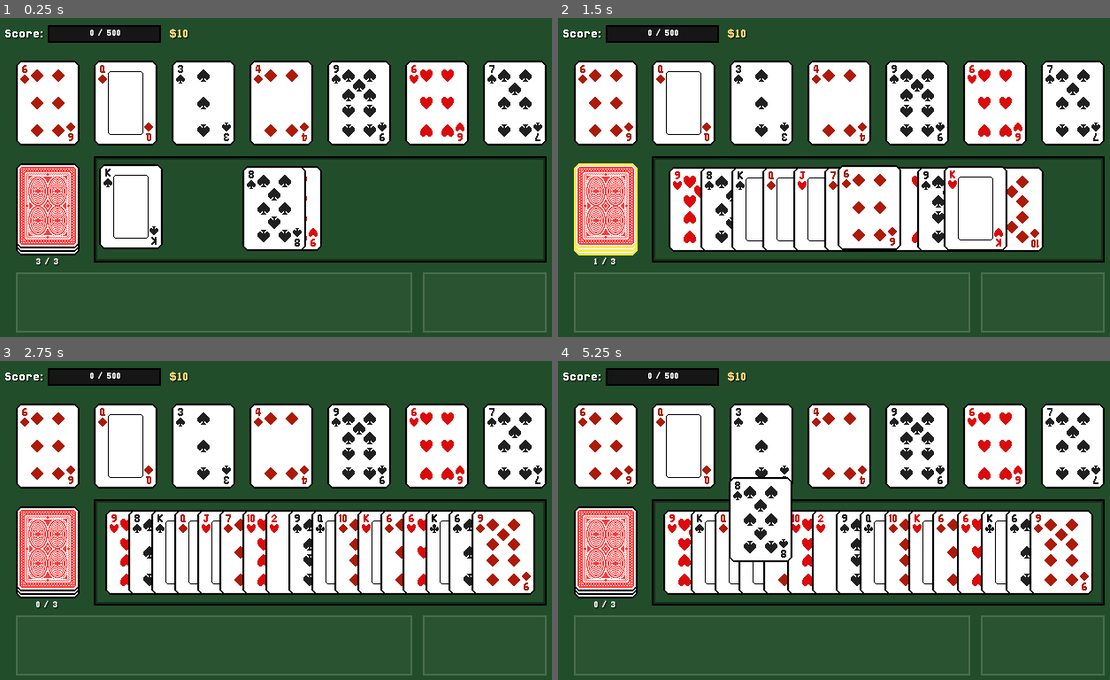
Above: before the commit, frames 1-4 (two rows, left to right).
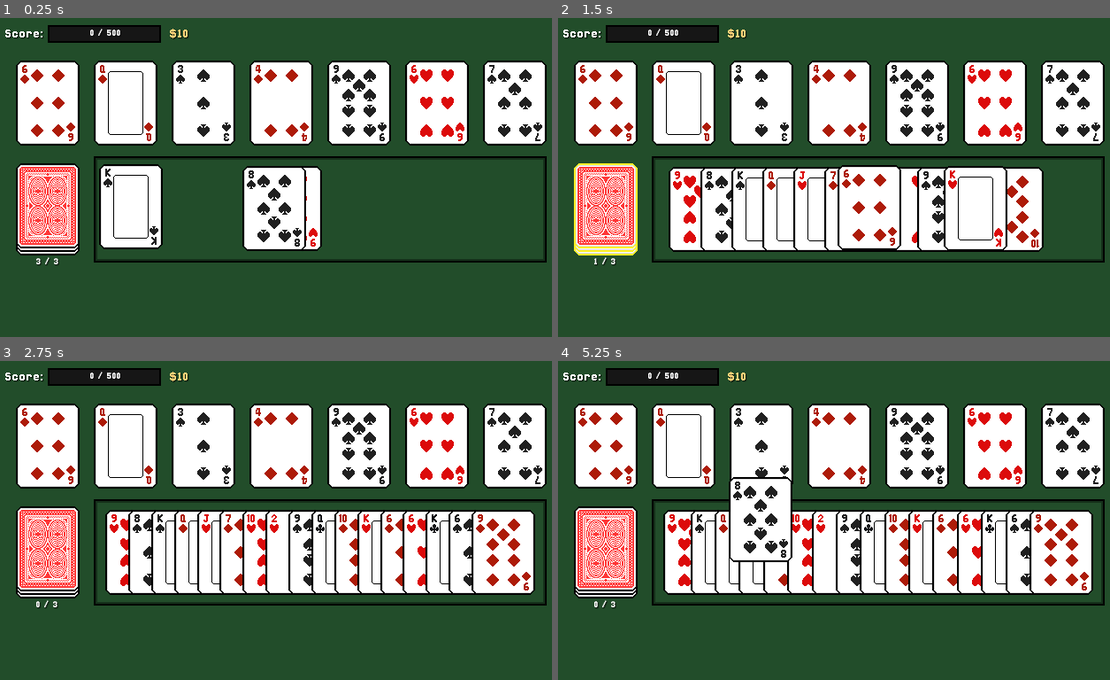
Above: after the commit, the same moments.

Repository: AyyBee123/Oristaile
Game: Godot game, scene res://Scenes/encounter.tscn
Two runs of this game, one before a commit and one after it. Both use one fixed random seed, a clock stepped at 60 frames per second and the inputs below.
Inputs (mouse positions are in pixels of both pictures, inside the frame that each line leads up to):
- Up to frame 1 (0.25 s): no input
- Up to frame 2 (1.5 s): click "3 / 3" at 0.5 s; click "2 / 3" at 1.25 s
- Up to frame 3 (2.75 s): click "1 / 3" at 2 s
- Up to frame 4 (5.25 s): click "0 / 3" at 2.75 s; click "0 / 3" at 3.5 s; click "0 / 3" at 4.25 s; tap Enter at 5 s; drag from (696, 552) to (894, 450) at 5.02 s

The runs differ from the first frame. In frame 1, 1.3% of the frame differs, in the area x 2-100%, y 79-99%; in frame 2, 1.3%; in frame 3, 1.3%; in frame 4, 1.3%.

Commit message:
Update encounter.tscn

Diff:
--- a/Scenes/encounter.tscn
+++ b/Scenes/encounter.tscn
@@ -45,6 +45,7 @@
 
 [node name="EncounterControl" type="Control" parent="." unique_id=1977854810]
 unique_name_in_owner = true
+visible = false
 layout_mode = 3
 anchors_preset = 8
 anchor_left = 0.5
@@ -324,39 +325,6 @@
 theme_override_font_sizes/font_size = 16
 text = "$0"
 
-[node name="Items & Consumables Container" type="HBoxContainer" parent="EncounterControl" unique_id=902980653]
-layout_mode = 1
-anchors_preset = -1
-anchor_left = 0.5
-anchor_top = 0.892
-anchor_right = 0.5
-anchor_bottom = 0.892
-offset_left = -300.0
-offset_top = -34.119995
-offset_right = 300.0
-offset_bottom = 33.880005
-grow_horizontal = 2
-grow_vertical = 0
-theme_override_constants/separation = 12
-
-[node name="Items" type="NinePatchRect" parent="EncounterControl/Items & Consumables Container" unique_id=137951340]
-custom_minimum_size = Vector2(448, 0)
-layout_mode = 2
-texture = ExtResource("11_sutrg")
-patch_margin_left = 2
-patch_margin_top = 2
-patch_margin_right = 2
-patch_margin_bottom = 2
-
-[node name="Consumables" type="NinePatchRect" parent="EncounterControl/Items & Consumables Container" unique_id=791931762]
-layout_mode = 2
-size_flags_horizontal = 3
-texture = ExtResource("11_sutrg")
-patch_margin_left = 2
-patch_margin_top = 2
-patch_margin_right = 2
-patch_margin_bottom = 2
-
 [node name="WinControl" type="Control" parent="." unique_id=1694297612]
 layout_mode = 3
 anchor_left = 0.5
@@ -572,7 +540,6 @@
 
 [node name="ShopControl" type="Control" parent="." unique_id=553915089]
 unique_name_in_owner = true
-visible = false
 layout_mode = 3
 anchors_preset = 8
 anchor_left = 0.5
@@ -613,7 +580,7 @@
 offset_left = -300.0
 offset_top = -140.0
 offset_right = 300.0
-offset_bottom = 108.0
+offset_bottom = 104.0
 grow_horizontal = 2
 grow_vertical = 2
 
@@ -697,7 +664,7 @@
 alignment = 1
 
 [node name="PassiveTexture" type="NinePatchRect" parent="ShopControl/VBoxContainer/HBoxContainer2" unique_id=851723784]
-custom_minimum_size = Vector2(294, 120)
+custom_minimum_size = Vector2(294, 112)
 layout_mode = 2
 size_flags_horizontal = 4
 size_flags_vertical = 4
@@ -708,7 +675,7 @@
 patch_margin_bottom = 4
 
 [node name="ConsumableTexture" type="NinePatchRect" parent="ShopControl/VBoxContainer/HBoxContainer2" unique_id=434778826]
-custom_minimum_size = Vector2(294, 120)
+custom_minimum_size = Vector2(294, 112)
 layout_mode = 2
 size_flags_horizontal = 4
 size_flags_vertical = 4
@@ -718,5 +685,38 @@
 patch_margin_right = 4
 patch_margin_bottom = 4
 
+[node name="Items & Consumables Container" type="HBoxContainer" parent="ShopControl" unique_id=902980653]
+layout_mode = 1
+anchors_preset = -1
+anchor_left = 0.5
+anchor_top = 0.892
+anchor_right = 0.5
+anchor_bottom = 0.892
+offset_left = -300.0
+offset_top = -34.119995
+offset_right = 300.0
+offset_bottom = 33.880005
+grow_horizontal = 2
+grow_vertical = 0
+theme_override_constants/separation = 12
+
+[node name="Items" type="NinePatchRect" parent="ShopControl/Items & Consumables Container" unique_id=137951340]
+custom_minimum_size = Vector2(448, 0)
+layout_mode = 2
+texture = ExtResource("11_sutrg")
+patch_margin_left = 2
+patch_margin_top = 2
+patch_margin_right = 2
+patch_margin_bottom = 2
+
+[node name="Consumables" type="NinePatchRect" parent="ShopControl/Items & Consumables Container" unique_id=791931762]
+layout_mode = 2
+size_flags_horizontal = 3
+texture = ExtResource("11_sutrg")
+patch_margin_left = 2
+patch_margin_top = 2
+patch_margin_right = 2
+patch_margin_bottom = 2
+
 [connection signal="mouse_entered" from="EncounterControl/DeckContainer/DeckPanel" to="EncounterControl/DeckContainer/DeckPanel" method="_on_mouse_entered"]
 [connection signal="mouse_exited" from="EncounterControl/DeckContainer/DeckPanel" to="EncounterControl/DeckContainer/DeckPanel" method="_on_mouse_exited"]
